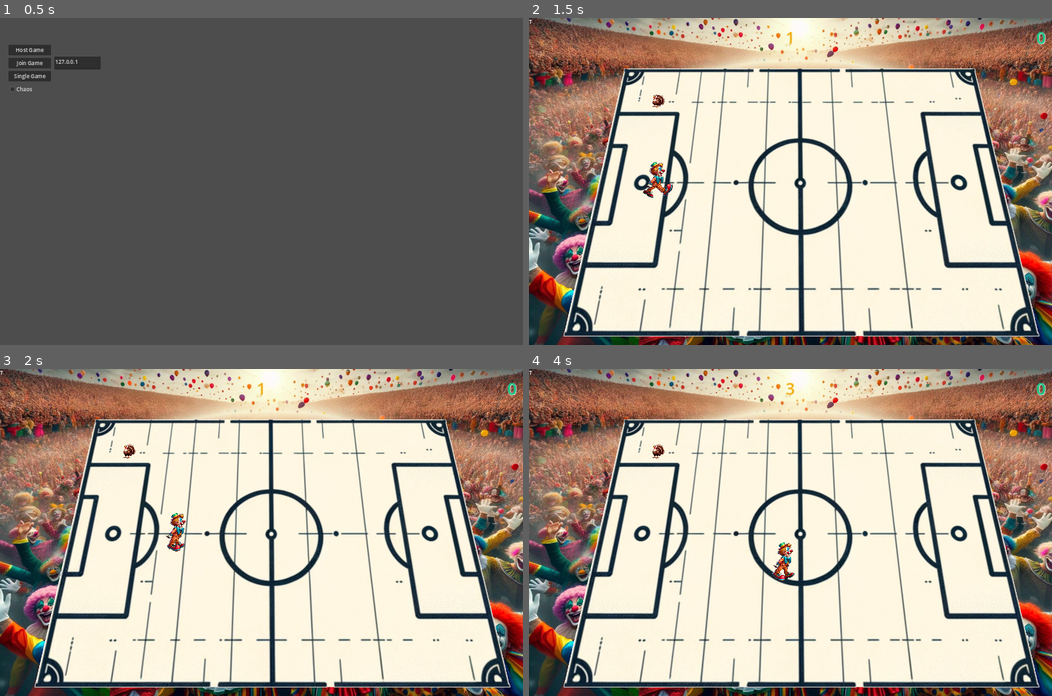
Above: before the commit, frames 1-4 (two rows, left to right).
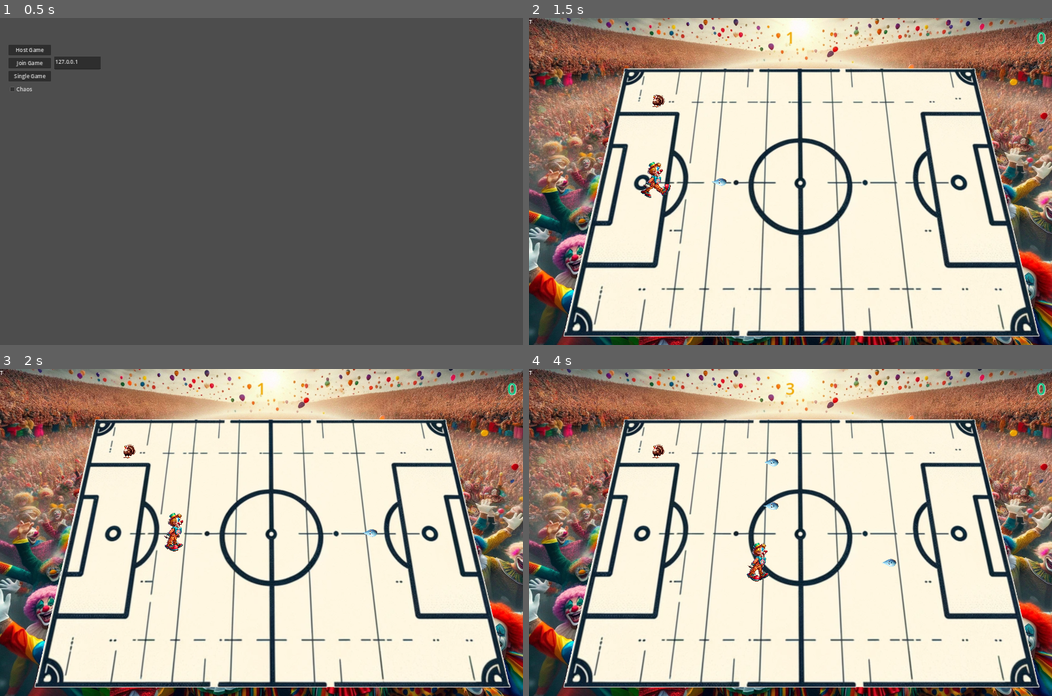
Above: after the commit, the same moments.

Repository: turkey-ball/turkey-ball
Game: Godot game, scene res://Scenes/game.tscn
Two runs of this game, one before a commit and one after it. Both use one fixed random seed, a clock stepped at 60 frames per second and the inputs below. Sound files missing from this copy of the repository are replaced by a short silence.
Inputs:
- Up to frame 1 (0.5 s): no input
- Up to frame 2 (1.5 s): click "Single Game" at 0.5 s; hold Right (ui_right) from 1.28 s (still down); hold Space from 1.28 s (still down)
- Up to frame 3 (2 s): keep holding Right (ui_right); keep holding Space
- Up to frame 4 (4 s): release Right (ui_right) at 2.03 s; release Space at 2.03 s; hold Down (ui_down) 2.03-2.78 s; tap Space at 2.1, 2.27, 2.57, 3.6, 3.77 s; hold Right (ui_right) 2.78-3.53 s; hold Space 2.78-3.53 s; hold Up (ui_up) from 3.53 s (still down)

Frame 1 is identical in both runs. In frame 2, 0.4% of the frame differs, in the area x 21-38%, y 44-55%; in frame 3, 0.3%; in frame 4, 0.7%, in the area x 41-71%, y 27-65%.

Commit message:
shooting kind of functual (SPACE)
known bugs:
- turkey gets hit too hard
- multiplayer shoot is imidietly gone
- rotation of water-bullet not adjusted
- and more ;)

Diff:
--- /dev/null
+++ b/Scenes/bullet.gd
@@ -0,0 +1,22 @@
+extends CharacterBody2D
+var direction : Vector2
+
+const SPEED = 800.0
+
+func _ready():
+	pass#direction = Vector2(1,0) *rotation
+func _physics_process(delta):
+	velocity = SPEED * direction
+
+	move_and_slide()
+
+func _on_area_2d_body_entered(body):
+	if body.name != "Bullet" and body.name != "1":
+		$splash.play()
+		print(body.name)
+		velocity = Vector2(0,0)
+
+
+
+func _on_splash_finished():
+	queue_free()
--- /dev/null
+++ b/Scenes/bullet.tscn
@@ -0,0 +1,58 @@
+[gd_scene load_steps=8 format=3 uid="uid://bjd73shygkt87"]
+
+[ext_resource type="Script" path="res://Scenes/bullet.gd" id="1_ms6eq"]
+[ext_resource type="Texture2D" uid="uid://bdi3gm21k5tlw" path="res://assets/pics/drop.png" id="2_u6qbt"]
+[ext_resource type="AudioStream" uid="uid://cydmbter557qr" path="res://assets/sounds/splash.wav" id="3_ys8g1"]
+
+[sub_resource type="AtlasTexture" id="AtlasTexture_lk0o1"]
+atlas = ExtResource("2_u6qbt")
+region = Rect2(0, 0, 404, 670)
+
+[sub_resource type="SpriteFrames" id="SpriteFrames_how8k"]
+animations = [{
+"frames": [{
+"duration": 1.0,
+"texture": SubResource("AtlasTexture_lk0o1")
+}],
+"loop": true,
+"name": &"default",
+"speed": 5.0
+}]
+
+[sub_resource type="RectangleShape2D" id="RectangleShape2D_3qf5h"]
+size = Vector2(33, 13)
+
+[sub_resource type="RectangleShape2D" id="RectangleShape2D_ks10f"]
+size = Vector2(57.25, 25)
+
+[node name="Bullet" type="CharacterBody2D"]
+position = Vector2(3, 1)
+collision_mask = 0
+script = ExtResource("1_ms6eq")
+
+[node name="animation" type="AnimatedSprite2D" parent="."]
+position = Vector2(25, 1)
+rotation = -1.5755
+scale = Vector2(0.0613013, 0.0703125)
+sprite_frames = SubResource("SpriteFrames_how8k")
+
+[node name="splash" type="AudioStreamPlayer2D" parent="."]
+position = Vector2(76.0001, -3)
+stream = ExtResource("3_ys8g1")
+volume_db = 24.0
+
+[node name="CollisionShape2D" type="CollisionShape2D" parent="."]
+position = Vector2(26, 1)
+shape = SubResource("RectangleShape2D_3qf5h")
+
+[node name="Area2D" type="Area2D" parent="."]
+position = Vector2(75.0001, -4)
+collision_layer = 0
+
+[node name="CollisionShape2D" type="CollisionShape2D" parent="Area2D"]
+position = Vector2(-48.6251, 6.5)
+shape = SubResource("RectangleShape2D_ks10f")
+
+[connection signal="finished" from="splash" to="." method="_on_splash_finished"]
+[connection signal="body_entered" from="Area2D" to="." method="_on_area_2d_body_entered"]
+[connection signal="child_entered_tree" from="Area2D/CollisionShape2D" to="." method="_on_collision_shape_2d_child_entered_tree"]
--- a/Scenes/player.tscn
+++ b/Scenes/player.tscn
@@ -1,10 +1,11 @@
-[gd_scene load_steps=30 format=3 uid="uid://dsilfbvb5t08r"]
+[gd_scene load_steps=34 format=3 uid="uid://dsilfbvb5t08r"]
 
 [ext_resource type="Script" path="res://Scripts/player.gd" id="1_3yj7q"]
 [ext_resource type="Texture2D" uid="uid://1jijl5y5y1rn" path="res://assets/pics/spritesheets/clown_kick.png" id="2_av50b"]
 [ext_resource type="Texture2D" uid="uid://d3hyan3c7mhdt" path="res://assets/pics/spritesheets/clown_laugh.png" id="3_p4gks"]
 [ext_resource type="Texture2D" uid="uid://8usa6jwskw7k" path="res://assets/pics/spritesheets/clown_walk.png" id="4_n1act"]
 [ext_resource type="AudioStream" uid="uid://cttnuusu1sw2i" path="res://assets/sounds/clown_laugh_hohoho.wav" id="5_0r8cb"]
+[ext_resource type="Texture2D" uid="uid://bwwtufo5yhwys" path="res://assets/pics/spritesheets/flower.png" id="6_bj1kw"]
 
 [sub_resource type="RectangleShape2D" id="RectangleShape2D_0086a"]
 size = Vector2(27, 51)
@@ -159,9 +160,6 @@
 "name": &"walk",
 "speed": 15.0
 }]
-
-[sub_resource type="CircleShape2D" id="CircleShape2D_oqyve"]
-radius = 83.0542
 
 [sub_resource type="SceneReplicationConfig" id="SceneReplicationConfig_s4uwx"]
 properties/0/path = NodePath(".:position")
@@ -176,13 +174,39 @@
 properties/3/path = NodePath("animation:frame")
 properties/3/spawn = true
 properties/3/replication_mode = 1
-properties/4/path = NodePath("animation:flip_h")
-properties/4/spawn = true
-properties/4/replication_mode = 1
 
 [sub_resource type="CapsuleShape2D" id="CapsuleShape2D_u4cv8"]
 radius = 13.1255
 height = 85.7538
+
+[sub_resource type="AtlasTexture" id="AtlasTexture_rk8q8"]
+atlas = ExtResource("6_bj1kw")
+region = Rect2(0, 0, 1024, 1024)
+
+[sub_resource type="AtlasTexture" id="AtlasTexture_d2mk3"]
+atlas = ExtResource("6_bj1kw")
+region = Rect2(0, 1024, 1024, 1024)
+
+[sub_resource type="AtlasTexture" id="AtlasTexture_7u5oh"]
+atlas = ExtResource("6_bj1kw")
+region = Rect2(0, 2048, 1024, 1024)
+
+[sub_resource type="SpriteFrames" id="SpriteFrames_tflhs"]
+animations = [{
+"frames": [{
+"duration": 1.0,
+"texture": SubResource("AtlasTexture_rk8q8")
+}, {
+"duration": 1.0,
+"texture": SubResource("AtlasTexture_d2mk3")
+}, {
+"duration": 1.0,
+"texture": SubResource("AtlasTexture_7u5oh")
+}],
+"loop": true,
+"name": &"default",
+"speed": 5.0
+}]
 
 [node name="Player" type="CharacterBody2D"]
 script = ExtResource("1_3yj7q")
@@ -200,14 +224,6 @@
 frame_progress = 0.825883
 offset = Vector2(2.08165e-12, 2.08165e-12)
 
-[node name="Area2D" type="Area2D" parent="."]
-collision_layer = 16
-collision_mask = 16
-
-[node name="surrounding" type="CollisionShape2D" parent="Area2D"]
-position = Vector2(-1, 1)
-shape = SubResource("CircleShape2D_oqyve")
-
 [node name="MultiplayerSynchronizer" type="MultiplayerSynchronizer" parent="."]
 replication_config = SubResource("SceneReplicationConfig_s4uwx")
 
@@ -222,8 +238,14 @@
 [node name="hohoho" type="AudioStreamPlayer2D" parent="."]
 stream = ExtResource("5_0r8cb")
 
+[node name="watergun" type="AnimatedSprite2D" parent="."]
+position = Vector2(-6, -3)
+scale = Vector2(0.0234375, 0.0273438)
+sprite_frames = SubResource("SpriteFrames_tflhs")
+frame_progress = 0.626365
+
 [connection signal="animation_finished" from="animation" to="." method="_on_animation_animation_finished"]
 [connection signal="animation_looped" from="animation" to="." method="_on_animation_animation_looped"]
-[connection signal="child_entered_tree" from="Area2D/surrounding" to="." method="_on_surrounding_child_entered_tree"]
 [connection signal="body_entered" from="feet_area" to="." method="_on_feet_area_body_entered"]
 [connection signal="child_entered_tree" from="feet_area/feet" to="." method="_on_feet_child_entered_tree"]
+[connection signal="animation_finished" from="watergun" to="." method="_on_watergun_animation_finished"]
--- a/Scenes/turkey.tscn
+++ b/Scenes/turkey.tscn
@@ -302,9 +302,6 @@
 properties/9/path = NodePath("animation:frame")
 properties/9/spawn = true
 properties/9/replication_mode = 1
-properties/10/path = NodePath("animation:flip_h")
-properties/10/spawn = true
-properties/10/replication_mode = 1
 
 [node name="Turkey" type="RigidBody2D"]
 physics_material_override = SubResource("PhysicsMaterial_4ugma")
--- a/Scripts/player.gd
+++ b/Scripts/player.gd
@@ -1,7 +1,9 @@
 extends CharacterBody2D
 
 const SPEED = 300.0
-const JUMP_VELOCITY = -400.0
+
+@export var bullet : PackedScene
+
 
 # Get the gravity from the project settings to be synced with RigidBody nodes.
 var gravity = ProjectSettings.get_setting("physics/2d/default_gravity")
@@ -77,9 +79,33 @@
 	$animation.play("laugh")
 	$hohoho.play()
 
+func shoot():
+	if !is_multiplayer_authority():
+		return
+	var b = preload("res://Scenes/bullet.tscn").instantiate()
+	add_child(b)
+	b.global_position = $watergun.global_position
+	b.direction = velocity.normalized()
+	if velocity == Vector2(0,0) and $animation.flip_h:
+		b.direction = Vector2(-1,0)
+		b.global_position[0] = b.global_position[0] - 40
+	elif velocity == Vector2(0,0) and !$animation.flip_h:
+		b.direction = Vector2(1,0)
 
+
+
+
+func _input(ev):
+	if Input.is_key_pressed(KEY_SPACE):
+		shoot()
+		$watergun.play("default")
 # Beispiel ist in 3D. Welche Cam in 2D. Dazu noche exit game qenn input 'quit
 # und physics process when multiplayer authority ...
 # https://www.youtube.com/watch?v=M0LJ9EsS_Ak
 #func _ready():
 #	cam.current = is_multiplayer_authority()
+
+
+
+func _on_watergun_animation_finished():
+	$watergun.pause("default")
--- a/Scripts/turkey.gd
+++ b/Scripts/turkey.gd
@@ -77,7 +77,3 @@
 func _on_animation_animation_finished():
 	if $animation.animation == "explosion":
 		_ready()
-
-func _on_player_scare_collision_child_entered_tree(_node):
-	print("scared")
-	status = 2
Binary file added: assets/pics/drop.png
Not shown, added: assets/pics/drop.png.import
Binary file added: assets/pics/spritesheets/flower.png
Not shown, added: assets/pics/spritesheets/flower.png.import
Not shown, added: assets/sounds/splash.wav.import
Not shown, added: assets/pics/originals/flower.xcf
Not shown, added: assets/sounds/splash.wav
